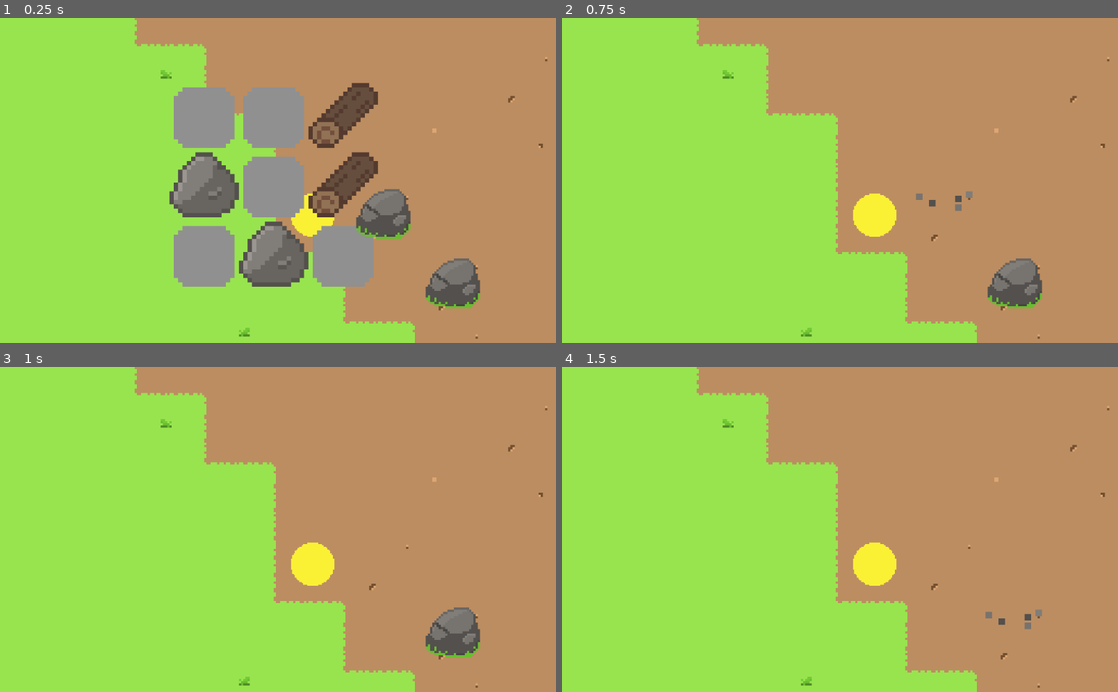
Above: before the commit, frames 1-4 (two rows, left to right).
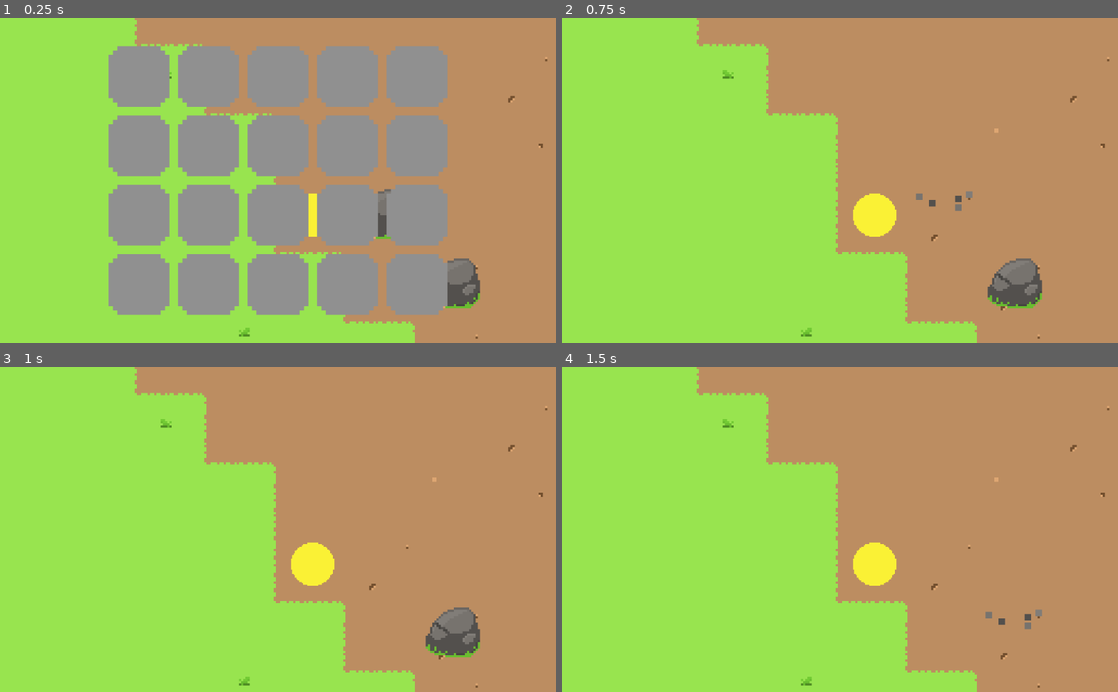
Above: after the commit, the same moments.

Repository: SkyMudder/Game
Game: Godot game, scene res://Main.tscn
Same seed, same stepped clock (60 frames per second), same inputs: the game is played once before the commit and once after it.
Inputs (mouse positions are in pixels of both pictures, inside the frame that each line leads up to):
- Up to frame 1 (0.25 s): no input
- Up to frame 2 (0.75 s): tap Enter at 0.5 s; drag from (945, 216) to (573, 24) at 0.52 s
- Up to frame 3 (1 s): no input
- Up to frame 4 (1.5 s): tap Space at 1.25 s; drag from (1012, 633) to (578, 383) at 1.27 s

The runs differ from the first frame. In frame 1, 34% of the frame differs, in the area x 19-81%, y 8-92%; in frame 2, nothing differs; in frame 3, nothing differs; in frame 4, nothing differs.

Commit message:
Inventory now has a variable Size

Diff:
--- a/Inventory/Inventory.gd
+++ b/Inventory/Inventory.gd
@@ -3,7 +3,15 @@
 
 signal items_changed(indexes)
 
-export(Array, Resource) var items = [null, null, null, null, null, null, null, null, null]
+export(Array, Resource) var items = []
+
+"""Automatically determines where to add an Item to the Inventory and adds it"""
+func add(item):
+	for x in range(items.size()):
+		if items[x] == null:
+			set(item, x)
+			emit_signal("items_changed", [x])
+			return
 
 func set(item, itemIndex):
 	var previousItem = items[itemIndex]
@@ -22,3 +30,7 @@
 	items[itemIndex] = null
 	emit_signal("items_changed", [itemIndex])
 	return previousItem
+
+func setInventorySize(size):
+	for _x in range(size):
+		items.push_back(null)
--- a/Inventory/Inventory.tres
+++ b/Inventory/Inventory.tres
@@ -1,9 +1,7 @@
-[gd_resource type="Resource" load_steps=4 format=2]
+[gd_resource type="Resource" load_steps=2 format=2]
 
-[ext_resource path="res://Items/Stone.tres" type="Resource" id=1]
-[ext_resource path="res://Items/Wood.tres" type="Resource" id=2]
 [ext_resource path="res://Inventory/Inventory.gd" type="Script" id=3]
 
 [resource]
 script = ExtResource( 3 )
-items = [ null, null, ExtResource( 2 ), ExtResource( 1 ), null, ExtResource( 2 ), null, ExtResource( 1 ), null ]
+items = [  ]
--- a/Inventory/InventoryContainer.tscn
+++ b/Inventory/InventoryContainer.tscn
@@ -20,7 +20,7 @@
 [node name="InventoryDisplay" parent="CenterContainer" instance=ExtResource( 1 )]
 anchor_right = 0.0
 anchor_bottom = 0.0
-margin_left = 464.0
+margin_left = 432.0
 margin_top = 252.0
-margin_right = 560.0
+margin_right = 592.0
 margin_bottom = 348.0
--- a/Inventory/InventoryDisplay.gd
+++ b/Inventory/InventoryDisplay.gd
@@ -1,9 +1,16 @@
 extends GridContainer
 
 
+onready var InventorySlotDisplay = preload("res://Inventory/InventorySlotDisplay.tscn")
+var player = load("res://Scripts/Player.gd")
+
 var inventory = preload("res://Inventory/Inventory.tres")
 
+"""Adds the given Amount of Inventory Slots to the UI
+Connects Signal for when Items changed
+Updates the Inventory on the UI"""
 func _ready():
+	addInventorySlots(player.inventorySize)
 	inventory.connect("items_changed", self, "_on_items_changed")
 	updateInventoryDisplay()
 
@@ -22,3 +29,9 @@
 func _on_items_changed(indexes):
 	for itemIndex in indexes:
 		updateInventorySlotDisplay(itemIndex)
+
+"""Create Inventory with a given Amount of Slots"""
+func addInventorySlots(amount):
+	for _x in range(amount):
+		var slot = InventorySlotDisplay.instance()
+		add_child(slot)
--- a/Inventory/InventoryDisplay.tscn
+++ b/Inventory/InventoryDisplay.tscn
@@ -1,6 +1,5 @@
-[gd_scene load_steps=3 format=2]
+[gd_scene load_steps=2 format=2]
 
-[ext_resource path="res://Inventory/InventorySlotDisplay.tscn" type="PackedScene" id=1]
 [ext_resource path="res://Inventory/InventoryDisplay.gd" type="Script" id=2]
 
 [node name="InventoryDisplay" type="GridContainer"]
@@ -8,74 +7,8 @@
 anchor_bottom = 1.0
 custom_constants/vseparation = 0
 custom_constants/hseparation = 0
-columns = 3
+columns = 5
 script = ExtResource( 2 )
 __meta__ = {
 "_edit_use_anchors_": false
 }
-
-[node name="InventorySlotDisplay" parent="." instance=ExtResource( 1 )]
-anchor_right = 0.0
-anchor_bottom = 0.0
-margin_right = 341.0
-margin_bottom = 200.0
-
-[node name="InventorySlotDisplay2" parent="." instance=ExtResource( 1 )]
-anchor_right = 0.0
-anchor_bottom = 0.0
-margin_left = 341.0
-margin_right = 682.0
-margin_bottom = 200.0
-
-[node name="InventorySlotDisplay3" parent="." instance=ExtResource( 1 )]
-anchor_right = 0.0
-anchor_bottom = 0.0
-margin_left = 682.0
-margin_right = 1023.0
-margin_bottom = 200.0
-
-[node name="InventorySlotDisplay4" parent="." instance=ExtResource( 1 )]
-anchor_right = 0.0
-anchor_bottom = 0.0
-margin_top = 200.0
-margin_right = 341.0
-margin_bottom = 400.0
-
-[node name="InventorySlotDisplay5" parent="." instance=ExtResource( 1 )]
-anchor_right = 0.0
-anchor_bottom = 0.0
-margin_left = 341.0
-margin_top = 200.0
-margin_right = 682.0
-margin_bottom = 400.0
-
-[node name="InventorySlotDisplay6" parent="." instance=ExtResource( 1 )]
-anchor_right = 0.0
-anchor_bottom = 0.0
-margin_left = 682.0
-margin_top = 200.0
-margin_right = 1023.0
-margin_bottom = 400.0
-
-[node name="InventorySlotDisplay7" parent="." instance=ExtResource( 1 )]
-anchor_right = 0.0
-anchor_bottom = 0.0
-margin_top = 400.0
-margin_right = 341.0
-margin_bottom = 600.0
-
-[node name="InventorySlotDisplay8" parent="." instance=ExtResource( 1 )]
-anchor_right = 0.0
-anchor_bottom = 0.0
-margin_left = 341.0
-margin_top = 400.0
-margin_right = 682.0
-margin_bottom = 600.0
-
-[node name="InventorySlotDisplay9" parent="." instance=ExtResource( 1 )]
-anchor_right = 0.0
-anchor_bottom = 0.0
-margin_left = 682.0
-margin_top = 400.0
-margin_right = 1023.0
-margin_bottom = 600.0
--- a/Inventory/InventorySlotDisplay.tscn
+++ b/Inventory/InventorySlotDisplay.tscn
@@ -1,6 +1,6 @@
 [gd_scene load_steps=3 format=2]
 
-[ext_resource path="res://Items/Wood.png" type="Texture" id=1]
+[ext_resource path="res://Items/EmptyInventorySlot.png" type="Texture" id=1]
 [ext_resource path="res://Inventory/InventorySlotDisplay.gd" type="Script" id=2]
 
 [node name="InventorySlotDisplay" type="CenterContainer"]
--- a/Main.tscn
+++ b/Main.tscn
@@ -260,6 +260,11 @@
 "_edit_group_": true
 }
 
+[node name="InventoryWrapper" type="CanvasLayer" parent="KinematicBody2D"]
+layer = 128
+
+[node name="InventoryContainer" parent="KinematicBody2D/InventoryWrapper" instance=ExtResource( 10 )]
+
 [node name="Player" type="Sprite" parent="KinematicBody2D"]
 position = Vector2( 16, 16 )
 scale = Vector2( 0.625, 0.625 )
@@ -282,6 +287,4 @@
 [node name="MousePointer" parent="." instance=ExtResource( 9 )]
 position = Vector2( 16, 16 )
 
-[node name="InventoryContainer" parent="." instance=ExtResource( 10 )]
-
 [connection signal="on_player_moved" from="KinematicBody2D" to="." method="_on_KinematicBody2D_on_player_moved"]
--- a/Scenes/Rock.gd
+++ b/Scenes/Rock.gd
@@ -1,7 +1,9 @@
 extends StaticBody2D
 
 
-var resourceType = WorldVariables.type.ROCK
+onready var inventory = preload("res://Inventory/Inventory.tres")
+
+var item = preload("res://Items/Stone.tres")
 var amount = 1
 var exists = 1
 
@@ -15,6 +17,6 @@
 		world.add_child(rockBreakingEffect)
 		rockBreakingEffect.global_position = global_position
 		queue_free()
-		#if exists == 1:
-			#Inventory.add(resourceType, amount)
+		if exists == 1:
+			inventory.add(item)
 		exists = 0
--- a/Scenes/Tree.gd
+++ b/Scenes/Tree.gd
@@ -1,7 +1,9 @@
 extends StaticBody2D
 
 
-var resourceType = WorldVariables.type.TREE
+onready var inventory = preload("res://Inventory/Inventory.tres")
+
+var item = preload("res://Items/Wood.tres")
 var amount = 1
 var exists = 1
 
@@ -15,6 +17,6 @@
 		world.add_child(treeBreakingEffect)
 		treeBreakingEffect.global_position = global_position
 		queue_free()
-		#if exists == 1:
-			#Inventory.add(resourceType, amount)
+		if exists == 1:
+			inventory.add(item)
 		exists = 0
--- a/Scripts/GameManager.gd
+++ b/Scripts/GameManager.gd
@@ -1,19 +1,17 @@
 extends Node2D
 
 
-onready var player = get_node("KinematicBody2D")	# Player
-onready var tileMapGrass = get_node("Grass")		# Grass TileMap
-onready var mousePointer = preload("res://Sprites/MousePointer.png")	#Mouse Pointer Texture
-onready var inventory = get_node("InventoryContainer")
+onready var player = get_node("KinematicBody2D")
+onready var tileMapGrass = get_node("Grass")
+onready var mousePointer = preload("res://Sprites/MousePointer.png")
+onready var inventoryWrapper = get_node("KinematicBody2D/InventoryWrapper")
+onready var inventory = get_node("KinematicBody2D/InventoryWrapper/InventoryContainer")
 
-var root = WorldVariables.getRoot()	# World root
+var root = WorldVariables.getRoot()
 
 """Changes the how the Mouse Pointer looks"""
 func _ready():
 	Input.set_custom_mouse_cursor(mousePointer)
-
-func _process(_delta):
-	inventory.set_global_position(player.global_position - Vector2(50, 45))
 
 func _input(_event):
 	if Input.is_action_pressed("ui_focus_next"):
--- a/Scripts/Player.gd
+++ b/Scripts/Player.gd
@@ -1,5 +1,7 @@
 extends KinematicBody2D
 
+const inventorySize = 20
+onready var inventory = preload("res://Inventory/Inventory.tres")
 
 var velocity = Vector2.ZERO	# Player Velocity
 
@@ -8,6 +10,9 @@
 const FRICTION = 500
 
 signal on_player_moved	# Signal used to notify other Nodes of a Player Movement
+
+func _ready():
+	inventory.setInventorySize(inventorySize)
 
 """Gets User Input to determine Player Movement and collide with Objects
 Emits a Signal every time the Player moves"""
